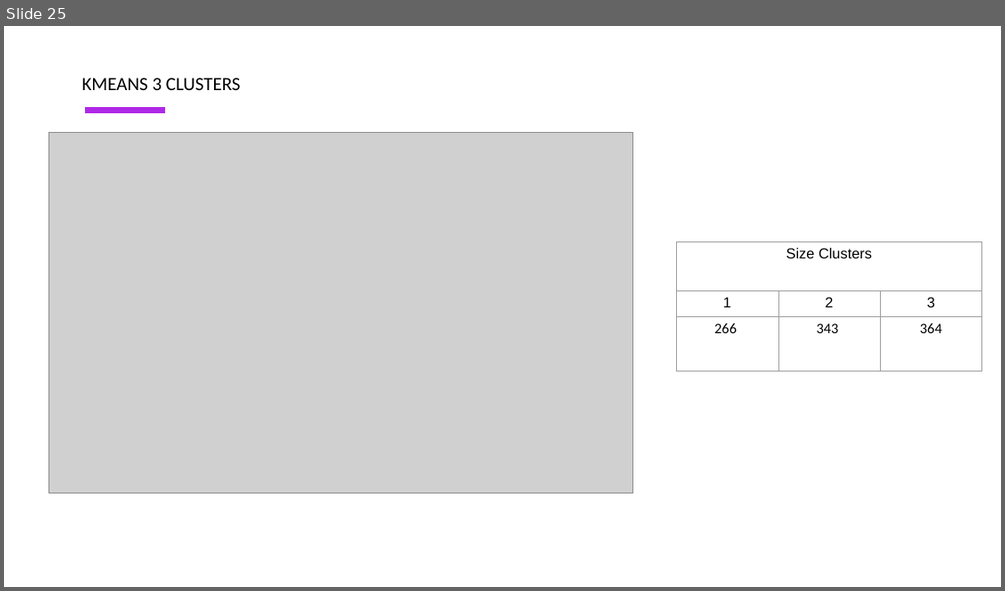
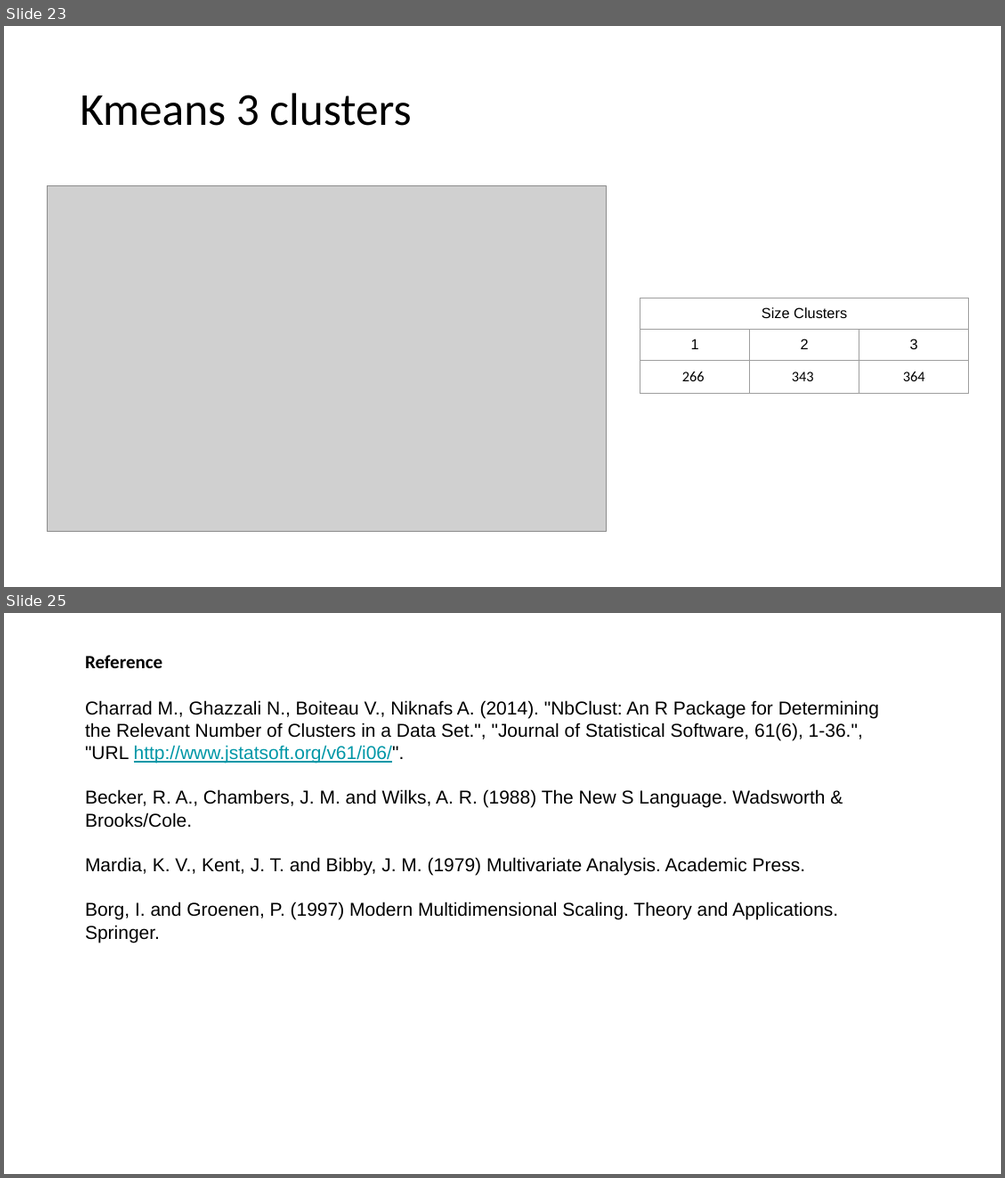
Before and after one commit to MKZuziak/SLLD_2022-_Users-Consumption-Behavior, a slide deck: Unsupervised methods to group users’ consumption behaviour to enhance personalize service degradation policies.pptx. Shown one above the other, each under a label of ours: slide 25 before the commit, slides 23 and 25 after it; the slides between them are not shown. The pictures are 1005x591 and 1005x1178 pixels, drawn with LibreOffice and Linux fonts; fonts in the diff are those of the drawing; grey boxes stand for pictures. Boxes give left, top, right and bottom in pixels: in the first picture for what was removed or moved away, otherwise in the second. Text is boxed around its words. In the diff, an @@ line names an element or a change of style, - is before the commit and + after.

```diff
--- a/Unsupervised methods to group users’ consumption behaviour to enhance personalize service degradation policies.pptx
+++ b/Unsupervised methods to group users’ consumption behaviour to enhance personalize service degradation policies.pptx
@@ slide 25 added at (4,613,1001,1174), background #FFFFFF @@
@@ text added at (85,655,162,668), 18 pt, text #000000, bold @@
+Reference
@@ text added at (85,700,879,942), 18 pt, text #000000 @@
+Charrad M., Ghazzali N., Boiteau V., Niknafs A. (2014). "NbClust: An R Package for Determining the Relevant Number of Clusters in a Data Set.", "Journal of Statistical Software, 61(6), 1-36.", "URL http://www.jstatsoft.org/v61/i06/".
+Becker, R. A., Chambers, J. M. and Wilks, A. R. (1988) The New S Language. Wadsworth & Brooks/Cole.
+Mardia, K. V., Kent, J. T. and Bibby, J. M. (1979) Multivariate Analysis. Academic Press.
+Borg, I. and Groenen, P. (1997) Modern Multidimensional Scaling. Theory and Applications. Springer.
@@ what was slide 25 is now slide 23 @@
@@ slide 23 changed as well @@
@@ text "Kmeans 3 clusters" at (80,93,411,126): vertical alignment top to middle @@
@@ text at (80,93,411,126): text changed; size 18 to 44 pt @@
-KMEANS 3 CLUSTERS
+Kmeans 3 clusters
@@ line removed from (85, 111) to (165, 111) @@
@@ picture: place and size @@
-picture at (48,132,632,493)
+picture at (48,186,607,532)
@@ table at (640,298,971,543) @@
@@ borders changed @@
@@ table: place and size @@
-table at (676,242,981,371)
+table at (640,298,971,543)
```
Also in this commit, not shown: 15 other slides changed, 5 other slides added, 7 slides removed, 1 other file.
